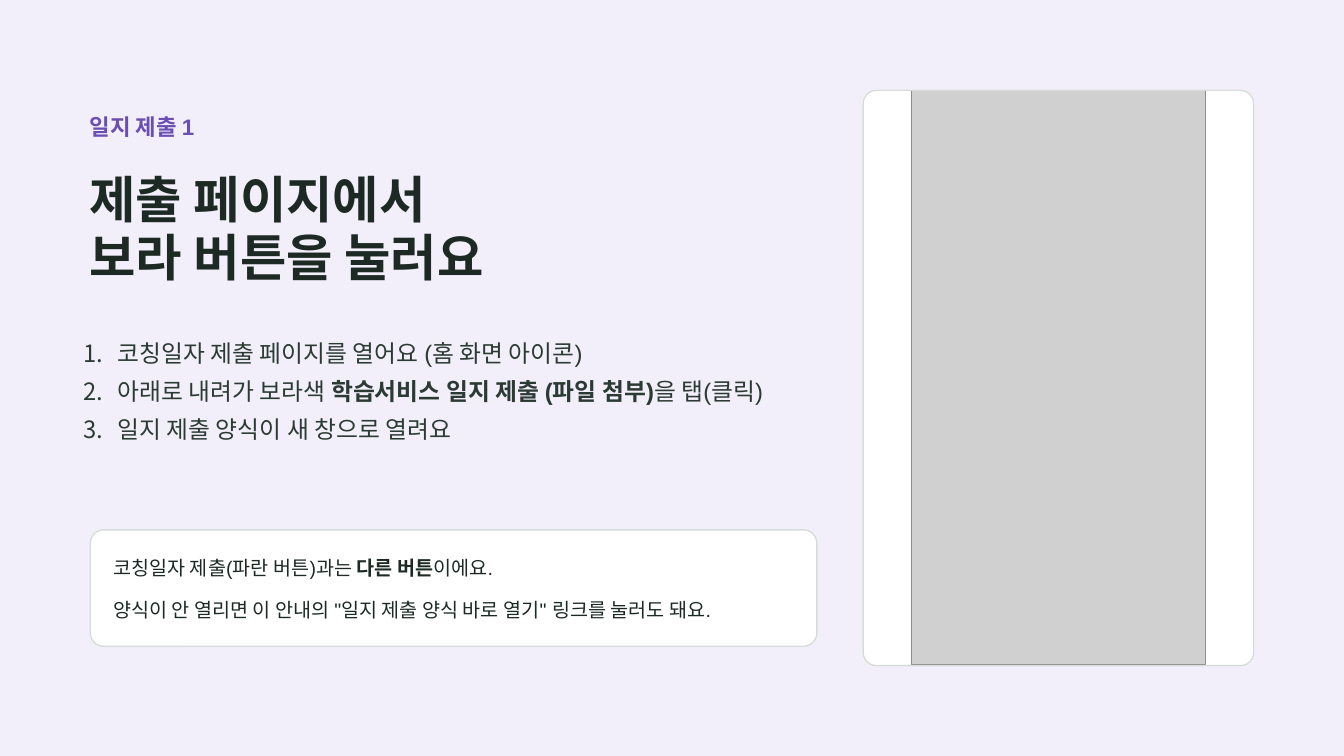
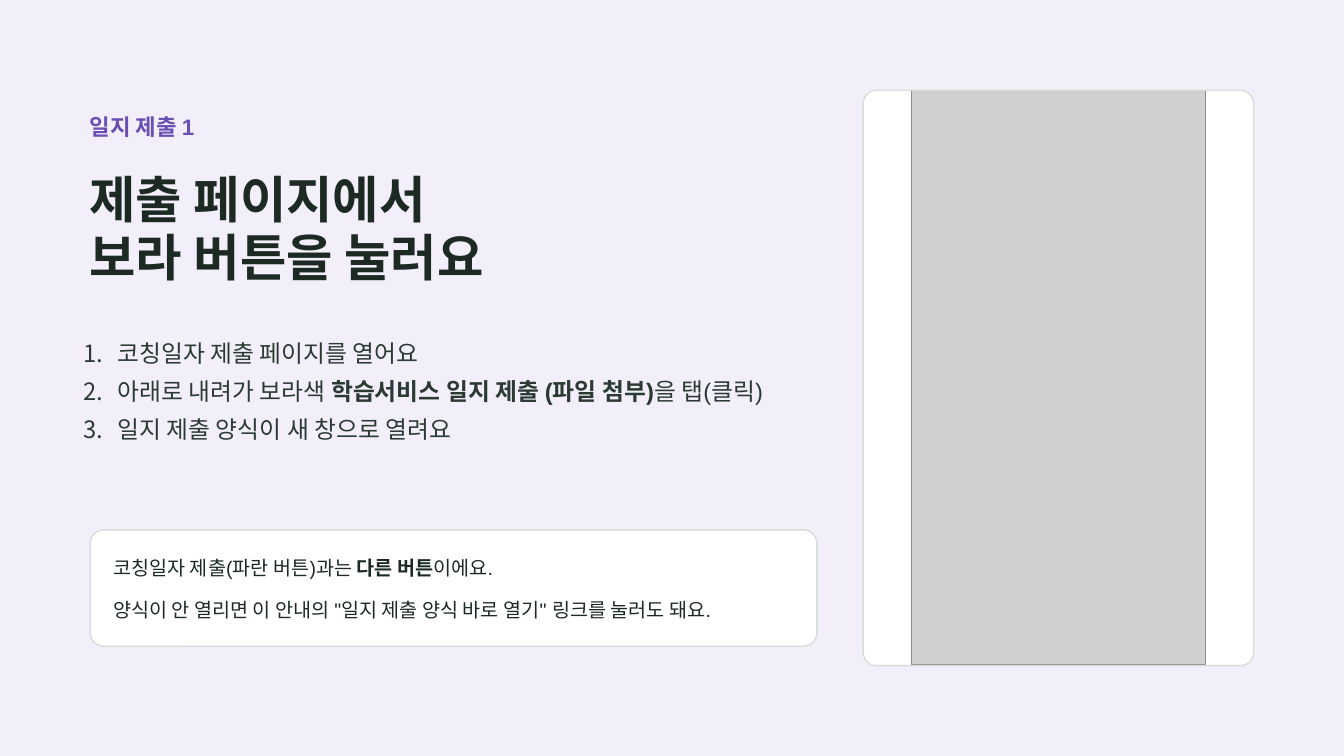
Before and after one commit to rkdhssnfl/maple-river-48, a slide deck: slide 18 of guide.pptx. Drawn at 1344x756 pixels with LibreOffice and Linux fonts; fonts in the diff are those of the drawing; grey boxes stand for pictures. Boxes give left, top, right and bottom in pixels: in the first picture for what was removed or moved away, otherwise in the second. Text is boxed around its words. In the diff, an @@ line names an element or a change of style, - is before the commit and + after.

```diff
--- a/guide.pptx
+++ b/guide.pptx
@@ text at bbox=[118, 342, 419, 364]: text changed @@
-1. 코칭일자 제출 페이지를 열어요 (홈 화면 아이콘)
+1. 코칭일자 제출 페이지를 열어요
```
Also in this commit, not shown: 6 other slides changed, 11 other files.
